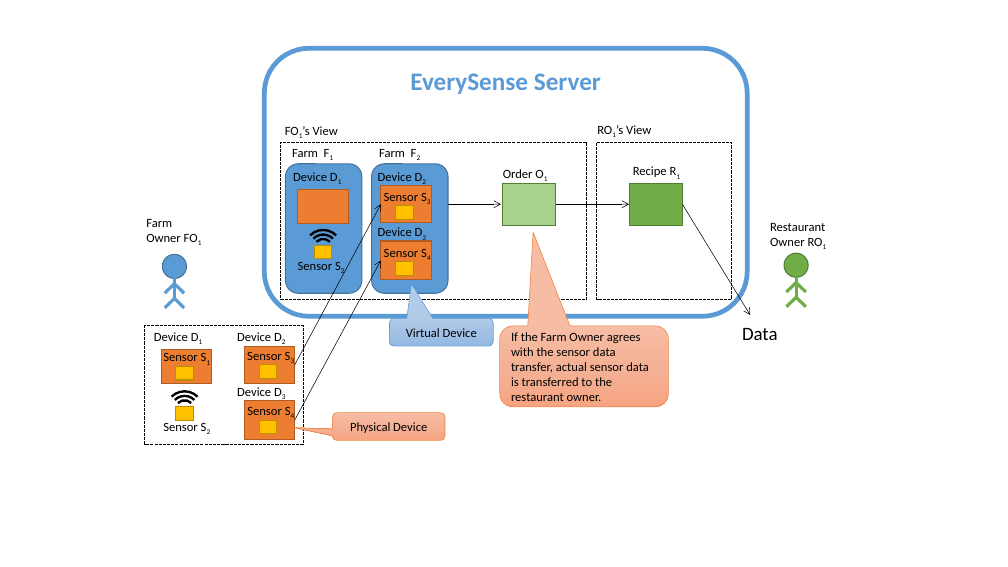
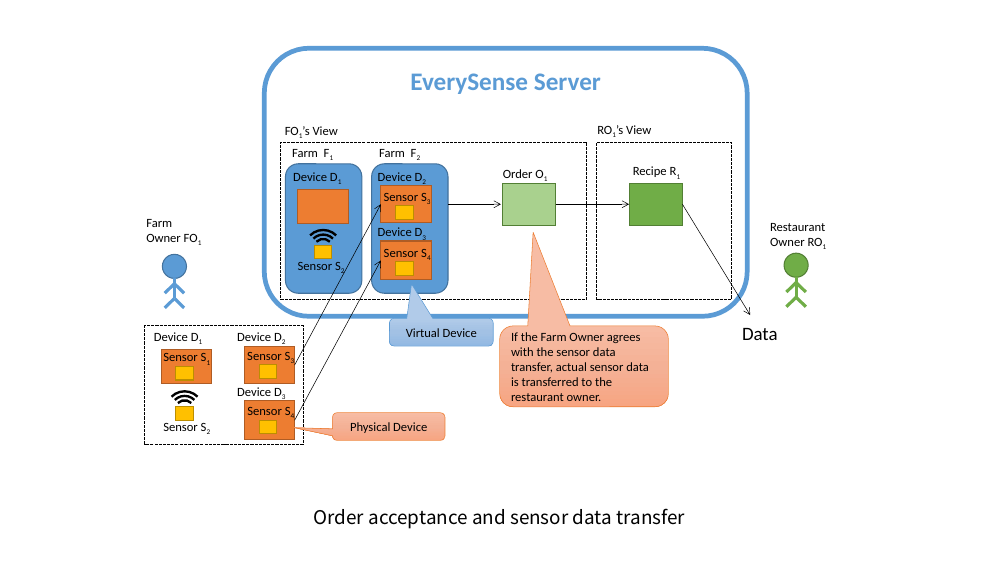
Before and after one commit to toyokazu/fluent-plugin-everysense, a slide deck: slide 5 of tutorial/ja/images/figures.pptx. Drawn at 1008x567 pixels with LibreOffice and Linux fonts; fonts in the diff are those of the drawing. Boxes give left, top, right and bottom in pixels: in the first picture for what was removed or moved away, otherwise in the second. Text is boxed around its words. In the diff, an @@ line names an element or a change of style, - is before the commit and + after.

```diff
--- a/tutorial/ja/images/figures.pptx
+++ b/tutorial/ja/images/figures.pptx
@@ text added at bbox=[314, 508, 685, 529], 18 pt, text #000000 @@
+Order acceptance and sensor data transfer
```
Also in this commit, not shown: 1 other slide changed, 2 other files.
